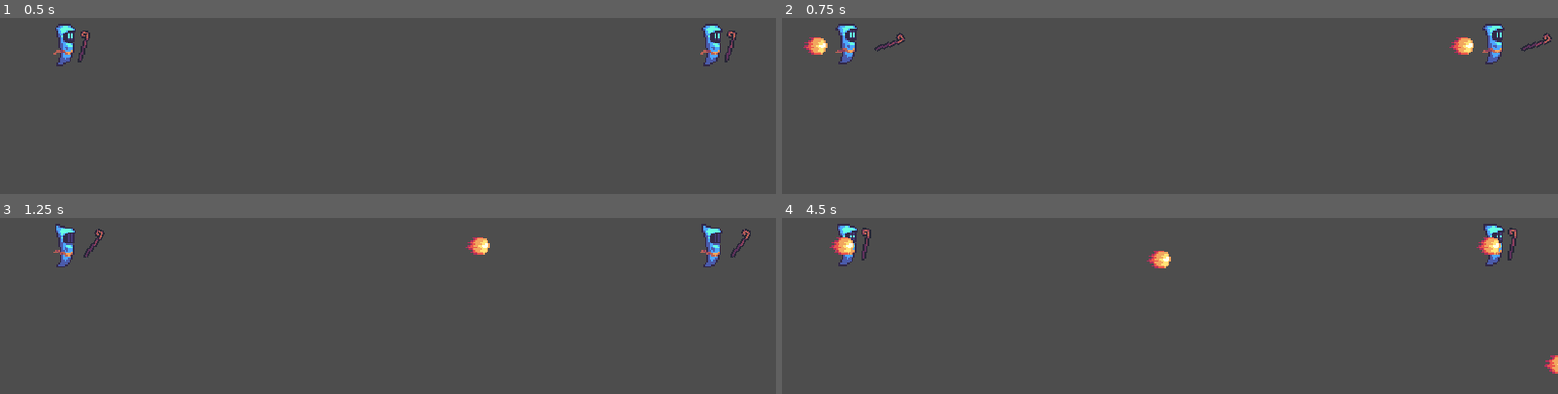
Above: before the commit, frames 1-4 (two rows, left to right).
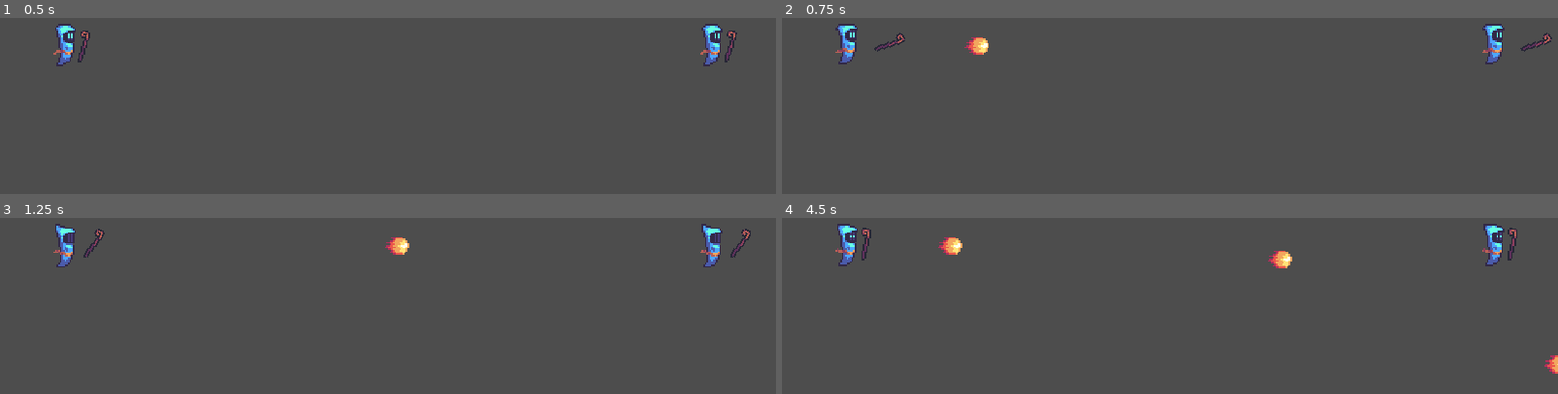
Above: after the commit, the same moments.

Repository: teojonsater/wizard-bottle
Game: Godot game, scene res://stages/clouds_level.tscn
Two runs of this game, one before a commit and one after it. Both use one fixed random seed, a clock stepped at 60 frames per second and the inputs below.
Inputs:
- Up to frame 1 (0.5 s): no input
- Up to frame 2 (0.75 s): hold D (player_cycle_spells_right) from 0.53 s (still down); hold Space (player_cast) from 0.53 s (still down)
- Up to frame 3 (1.25 s): keep holding D (player_cycle_spells_right); keep holding Space (player_cast)
- Up to frame 4 (4.5 s): release D (player_cycle_spells_right) at 1.28 s; release Space (player_cast) at 1.28 s; hold S (player_down) 1.28-2.03 s; tap Space (player_cast) at 1.35, 2.85, 4.35 s; hold D (player_cycle_spells_right) 2.03-2.78 s; hold Space (player_cast) 2.03-2.78 s; hold W (player_up) 2.78-3.53 s; hold Space (player_cast) 3.53-4.28 s; hold A (player_cycle_spells_left) from 3.53 s (still down)

Frame 1 is identical in both runs. In frame 2, 0.7% of the frame differs, in the area x 2-90%, y 10-21%; in frame 3, 0.4%; in frame 4, 1.1%, in the area x 6-93%, y 10-29%.

Commit message:
Flyttade spells till entities/spells

Diff:
--- a/spells/fireball/fireball.gd
+++ b/entities/spells/fireball/fireball.gd
@@ -2,19 +2,15 @@
 
 @export var spawn_offset := Vector2(30, 0)
 @export var speed: float = 250
-var direction: int
 
 # Called when the node enters the scene tree for the first time.
 func _ready() -> void:
 	super()
 	self.position = self.caster.position + self.spawn_offset
-	randomize()
-	var directions = [-1, 1]
-	self.direction = directions.pick_random()
 
 
 func _process(delta: float) -> void:
-	self.position.x += speed * delta * direction
+	self.position.x += speed * delta
 
 
 func _on_screen_exit() -> void:
--- a/spells/fireball/fireball.tscn
+++ b/entities/spells/fireball/fireball.tscn
@@ -1,8 +1,8 @@
 [gd_scene load_steps=7 format=3 uid="uid://btaytrypbooey"]
 
-[ext_resource type="Script" path="res://spells/fireball/fireball.gd" id="1_rlvao"]
-[ext_resource type="Shape2D" uid="uid://bywi3pvhys368" path="res://spells/fireball/collision_shape.tres" id="2_jmqqm"]
-[ext_resource type="Texture2D" uid="uid://c28jwpq7g4lwx" path="res://spells/fireball/fireball.png" id="2_mhmnf"]
+[ext_resource type="Script" path="res://entities/spells/fireball/fireball.gd" id="1_rlvao"]
+[ext_resource type="Shape2D" uid="uid://bywi3pvhys368" path="res://entities/spells/fireball/collision_shape.tres" id="2_jmqqm"]
+[ext_resource type="Texture2D" uid="uid://c28jwpq7g4lwx" path="res://entities/spells/fireball/fireball.png" id="2_mhmnf"]
 [ext_resource type="PackedScene" uid="uid://d35aejdauh71b" path="res://components/health_component/health_component.tscn" id="3_7k20y"]
 [ext_resource type="PackedScene" uid="uid://c5cbdppuft0mq" path="res://components/hurtbox_component/hurtbox_component.tscn" id="5_fphpk"]
 [ext_resource type="PackedScene" uid="uid://cq27r5hqetmsj" path="res://components/hitbox_component/hitbox_component.tscn" id="6_nd0g0"]
--- /dev/null
+++ b/entities/spells/fireball/fireball_res.tres
@@ -0,0 +1,12 @@
+[gd_resource type="Resource" script_class="SpellResource" load_steps=4 format=3 uid="uid://4wk7dj5478fl"]
+
+[ext_resource type="Texture2D" uid="uid://c28jwpq7g4lwx" path="res://entities/spells/fireball/fireball.png" id="1_yy7lx"]
+[ext_resource type="Script" path="res://entities/spells/spell_resource.gd" id="2_vodap"]
+[ext_resource type="PackedScene" uid="uid://btaytrypbooey" path="res://entities/spells/fireball/fireball.tscn" id="3_pw3mv"]
+
+[resource]
+script = ExtResource("2_vodap")
+name = "Fireball"
+icon = ExtResource("1_yy7lx")
+cooldown = 0.1
+spell_scene = ExtResource("3_pw3mv")
--- a/global_scripts/spells_manager.gd
+++ b/global_scripts/spells_manager.gd
@@ -17,7 +17,7 @@
 	self.equipped_spells.remove_at(self.equipped_spells.find(spell))
 
 func load_spells():
-	var base_dir: String = "res://spells/"
+	var base_dir: String = "res://entities/spells/"
 	var spell_folders: DirAccess = DirAccess.open(base_dir)
 
 	if spell_folders == null:
@@ -34,7 +34,8 @@
 		spell_directory.list_dir_begin()
 		var file_name: String = spell_directory.get_next()
 		while file_name != "":
-			if !spell_directory.current_is_dir() && file_name.ends_with(".tres"):
+			if !spell_directory.current_is_dir() && file_name.ends_with("_res.tres"):
+				print(file_name)
 				var loaded_resource: String = base_dir + directory + '/' + file_name
 				print("Loaded spell: " + loaded_resource)
 				self.equipped_spells.append(load(loaded_resource))
--- a/spells/fireball/fireball.tres
+++ /dev/null
@@ -1,12 +0,0 @@
-[gd_resource type="Resource" script_class="SpellResource" load_steps=4 format=3 uid="uid://4wk7dj5478fl"]
-
-[ext_resource type="Texture2D" uid="uid://dyuync7cubutf" path="res://icon.svg" id="1_nsbdx"]
-[ext_resource type="Script" path="res://spells/spell_resource.gd" id="2_ycqa5"]
-[ext_resource type="PackedScene" uid="uid://btaytrypbooey" path="res://spells/fireball/fireball.tscn" id="3_415vm"]
-
-[resource]
-script = ExtResource("2_ycqa5")
-name = "Fireball"
-icon = ExtResource("1_nsbdx")
-cooldown = 0.1
-spell_scene = ExtResource("3_415vm")
Renamed: spells/base_spell.gd -> entities/spells/base_spell.gd
Renamed: spells/fireball/collision_shape.tres -> entities/spells/fireball/collision_shape.tres
Renamed: spells/fireball/fireball.png -> entities/spells/fireball/fireball.png
Not shown, changed: entities/spells/fireball/fireball.png.import
Renamed: spells/spell_resource.gd -> entities/spells/spell_resource.gd
